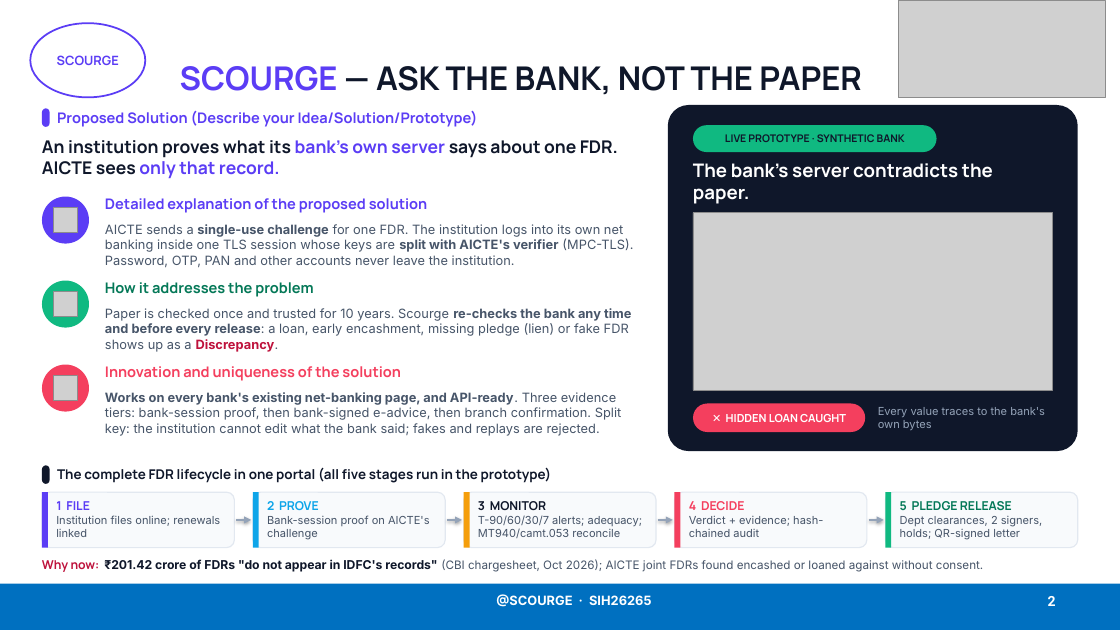
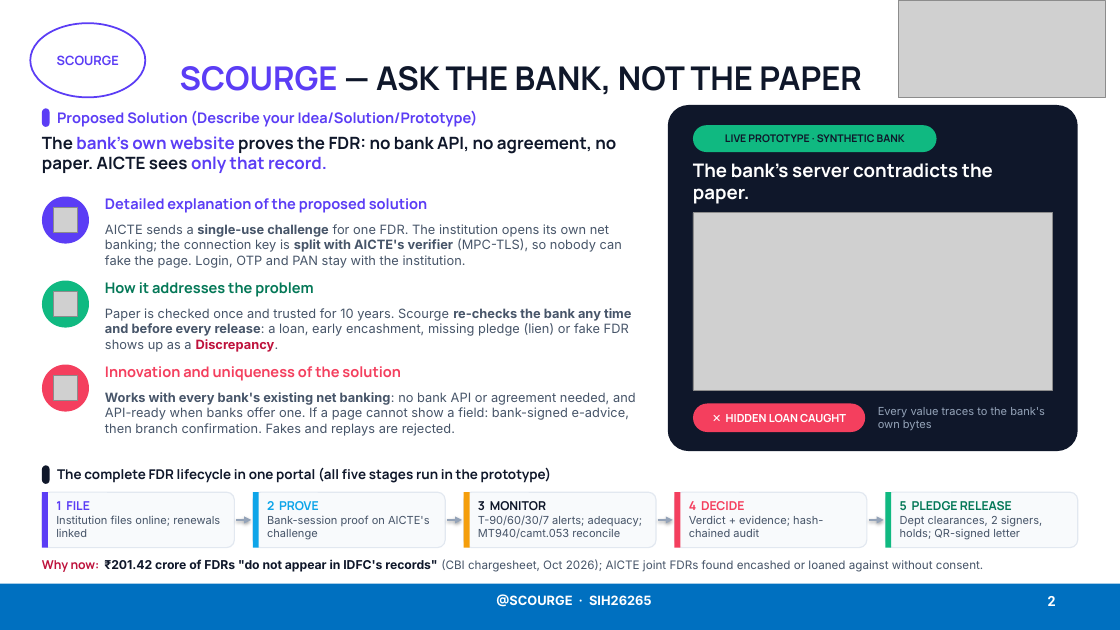
Before and after one commit to Lakki007/Arnavax-Scourge-SIH26265, a slide deck: slide 2 of docs/ppt/Scourge_SIH26265_Idea.pptx. Drawn at 1120x630 pixels with LibreOffice and Linux fonts; fonts in the diff are those of the drawing; grey boxes stand for pictures. Boxes give left, top, right and bottom in pixels: in the first picture for what was removed or moved away, otherwise in the second. Text is boxed around its words. In the diff, an @@ line names an element or a change of style, - is before the commit and + after.

```diff
--- a/docs/ppt/Scourge_SIH26265_Idea.pptx
+++ b/docs/ppt/Scourge_SIH26265_Idea.pptx
@@ text at [42, 136, 616, 173]: text changed; size 15 to 14.5 pt @@
-An institution proves what its bank's own server says about one FDR. AICTE sees only that record.
+The bank's own website proves the FDR: no bank API, no agreement, no paper. AICTE sees only that record.
@@ text at [105, 224, 622, 268]: text changed @@
-AICTE sends a single-use challenge for one FDR. The institution logs into its own net banking inside one TLS session whose keys are split with AICTE's verifier (MPC-TLS). Password, OTP, PAN and other accounts never leave the institution.
+AICTE sends a single-use challenge for one FDR. The institution opens its own net banking; the connection key is split with AICTE's verifier (MPC-TLS), so nobody can fake the page. Login, OTP and PAN stay with the institution.
@@ text at [105, 392, 636, 436]: text changed @@
-Works on every bank's existing net-banking page, and API-ready. Three evidence tiers: bank-session proof, then bank-signed e-advice, then branch confirmation. Split key: the institution cannot edit what the bank said; fakes and replays are rejected.
+Works with every bank's existing net banking: no bank API or agreement needed, and API-ready when banks offer one. If a page cannot show a field: bank-signed e-advice, then branch confirmation. Fakes and replays are rejected.
```
Also in this commit, not shown: 3 other slides changed, 2 other files.
